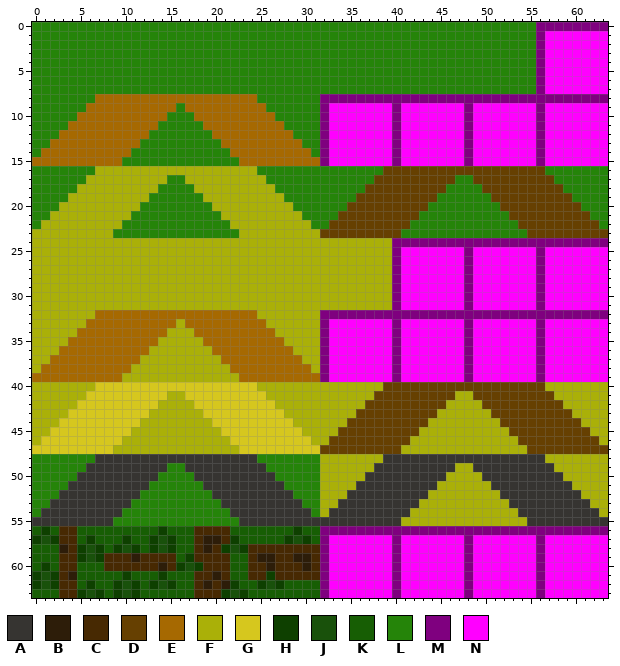
Two versions of one pixel-art sprite, res/VISUAL_DATA/TILES/OVERWORLD/NATURAL/grass.png. This is how it looked before the edit.
The file is 64x64 pixels.
Palette (. is transparent): A #363431  B #2d1d09  C #472902  D #664001  E #a66901  F #aab008  G #d6c71e  H #0e4000  J #19510b  K #175e04  L #258409  M #7f007f  N #ff00ff
Pixels before, first column x 0:
 0 LLLLLLLLLLLLLLLLLLLLLLLLLLLLLLLLLLLLLLLLLLLLLLLLLLLLLLLLMMMMMMMM
 1 LLLLLLLLLLLLLLLLLLLLLLLLLLLLLLLLLLLLLLLLLLLLLLLLLLLLLLLLMNNNNNNN
 2 LLLLLLLLLLLLLLLLLLLLLLLLLLLLLLLLLLLLLLLLLLLLLLLLLLLLLLLLMNNNNNNN
 3 LLLLLLLLLLLLLLLLLLLLLLLLLLLLLLLLLLLLLLLLLLLLLLLLLLLLLLLLMNNNNNNN
 4 LLLLLLLLLLLLLLLLLLLLLLLLLLLLLLLLLLLLLLLLLLLLLLLLLLLLLLLLMNNNNNNN
 5 LLLLLLLLLLLLLLLLLLLLLLLLLLLLLLLLLLLLLLLLLLLLLLLLLLLLLLLLMNNNNNNN
 6 LLLLLLLLLLLLLLLLLLLLLLLLLLLLLLLLLLLLLLLLLLLLLLLLLLLLLLLLMNNNNNNN
 7 LLLLLLLLLLLLLLLLLLLLLLLLLLLLLLLLLLLLLLLLLLLLLLLLLLLLLLLLMNNNNNNN
 8 LLLLLLLEEEEEEEEEEEEEEEEEELLLLLLLMMMMMMMMMMMMMMMMMMMMMMMMMMMMMMMM
 9 LLLLLLEEEEEEEEEELEEEEEEEEELLLLLLMNNNNNNNMNNNNNNNMNNNNNNNMNNNNNNN
10 LLLLLEEEEEEEEEELLLEEEEEEEEELLLLLMNNNNNNNMNNNNNNNMNNNNNNNMNNNNNNN
11 LLLLEEEEEEEEEELLLLLEEEEEEEEELLLLMNNNNNNNMNNNNNNNMNNNNNNNMNNNNNNN
12 LLLEEEEEEEEEELLLLLLLEEEEEEEEELLLMNNNNNNNMNNNNNNNMNNNNNNNMNNNNNNN
13 LLEEEEEEEEEELLLLLLLLLEEEEEEEEELLMNNNNNNNMNNNNNNNMNNNNNNNMNNNNNNN
14 LEEEEEEEEEELLLLLLLLLLLEEEEEEEEELMNNNNNNNMNNNNNNNMNNNNNNNMNNNNNNN
15 EEEEEEEEEELLLLLLLLLLLLLEEEEEEEEEMNNNNNNNMNNNNNNNMNNNNNNNMNNNNNNN
16 LLLLLLLFFFFFFFFFFFFFFFFFFLLLLLLLLLLLLLLDDDDDDDDDDDDDDDDDDLLLLLLL
17 LLLLLLFFFFFFFFFLLFFFFFFFFFLLLLLLLLLLLLDDDDDDDDDLLDDDDDDDDDLLLLLL
18 LLLLLFFFFFFFFFLLLLFFFFFFFFFLLLLLLLLLLDDDDDDDDDLLLLDDDDDDDDDLLLLL
19 LLLLFFFFFFFFFLLLLLLFFFFFFFFFLLLLLLLLDDDDDDDDDLLLLLLDDDDDDDDDLLLL
20 LLLFFFFFFFFFLLLLLLLLFFFFFFFFFLLLLLLDDDDDDDDDLLLLLLLLDDDDDDDDDLLL
21 LLFFFFFFFFFLLLLLLLLLLFFFFFFFFFLLLLDDDDDDDDDLLLLLLLLLLDDDDDDDDDLL
22 LFFFFFFFFFLLLLLLLLLLLLFFFFFFFFFLLDDDDDDDDDLLLLLLLLLLLLDDDDDDDDDL
23 FFFFFFFFFLLLLLLLLLLLLLLFFFFFFFFFDDDDDDDDDLLLLLLLLLLLLLLDDDDDDDDD
24 FFFFFFFFFFFFFFFFFFFFFFFFFFFFFFFFFFFFFFFFMMMMMMMMMMMMMMMMMMMMMMMM
25 FFFFFFFFFFFFFFFFFFFFFFFFFFFFFFFFFFFFFFFFMNNNNNNNMNNNNNNNMNNNNNNN
26 FFFFFFFFFFFFFFFFFFFFFFFFFFFFFFFFFFFFFFFFMNNNNNNNMNNNNNNNMNNNNNNN
27 FFFFFFFFFFFFFFFFFFFFFFFFFFFFFFFFFFFFFFFFMNNNNNNNMNNNNNNNMNNNNNNN
28 FFFFFFFFFFFFFFFFFFFFFFFFFFFFFFFFFFFFFFFFMNNNNNNNMNNNNNNNMNNNNNNN
29 FFFFFFFFFFFFFFFFFFFFFFFFFFFFFFFFFFFFFFFFMNNNNNNNMNNNNNNNMNNNNNNN
30 FFFFFFFFFFFFFFFFFFFFFFFFFFFFFFFFFFFFFFFFMNNNNNNNMNNNNNNNMNNNNNNN
31 FFFFFFFFFFFFFFFFFFFFFFFFFFFFFFFFFFFFFFFFMNNNNNNNMNNNNNNNMNNNNNNN
32 FFFFFFFEEEEEEEEEEEEEEEEEEFFFFFFFMMMMMMMMMMMMMMMMMMMMMMMMMMMMMMMM
33 FFFFFFEEEEEEEEEEFEEEEEEEEEFFFFFFMNNNNNNNMNNNNNNNMNNNNNNNMNNNNNNN
34 FFFFFEEEEEEEEEEFFFEEEEEEEEEFFFFFMNNNNNNNMNNNNNNNMNNNNNNNMNNNNNNN
35 FFFFEEEEEEEEEEFFFFFEEEEEEEEEFFFFMNNNNNNNMNNNNNNNMNNNNNNNMNNNNNNN
36 FFFEEEEEEEEEEFFFFFFFEEEEEEEEEFFFMNNNNNNNMNNNNNNNMNNNNNNNMNNNNNNN
37 FFEEEEEEEEEEFFFFFFFFFEEEEEEEEEFFMNNNNNNNMNNNNNNNMNNNNNNNMNNNNNNN
38 FEEEEEEEEEEFFFFFFFFFFFEEEEEEEEEFMNNNNNNNMNNNNNNNMNNNNNNNMNNNNNNN
39 EEEEEEEEEEFFFFFFFFFFFFFEEEEEEEEEMNNNNNNNMNNNNNNNMNNNNNNNMNNNNNNN
40 FFFFFFFGGGGGGGGGGGGGGGGGGFFFFFFFFFFFFFFDDDDDDDDDDDDDDDDDDFFFFFFF
41 FFFFFFGGGGGGGGGFFGGGGGGGGGFFFFFFFFFFFFDDDDDDDDDFFDDDDDDDDDFFFFFF
42 FFFFFGGGGGGGGGFFFFGGGGGGGGGFFFFFFFFFFDDDDDDDDDFFFFDDDDDDDDDFFFFF
43 FFFFGGGGGGGGGFFFFFFGGGGGGGGGFFFFFFFFDDDDDDDDDFFFFFFDDDDDDDDDFFFF
44 FFFGGGGGGGGGFFFFFFFFGGGGGGGGGFFFFFFDDDDDDDDDFFFFFFFFDDDDDDDDDFFF
45 FFGGGGGGGGGFFFFFFFFFFGGGGGGGGGFFFFDDDDDDDDDFFFFFFFFFFDDDDDDDDDFF
46 FGGGGGGGGGFFFFFFFFFFFFGGGGGGGGGFFDDDDDDDDDFFFFFFFFFFFFDDDDDDDDDF
47 GGGGGGGGGFFFFFFFFFFFFFFGGGGGGGGGDDDDDDDDDFFFFFFFFFFFFFFDDDDDDDDD
48 LLLLLLLAAAAAAAAAAAAAAAAAALLLLLLLFFFFFFFAAAAAAAAAAAAAAAAAAFFFFFFF
49 LLLLLLAAAAAAAAALLAAAAAAAAALLLLLLFFFFFFAAAAAAAAAFFAAAAAAAAAFFFFFF
50 LLLLLAAAAAAAAALLLLAAAAAAAAALLLLLFFFFFAAAAAAAAAFFFFAAAAAAAAAFFFFF
51 LLLLAAAAAAAAALLLLLLAAAAAAAAALLLLFFFFAAAAAAAAAFFFFFFAAAAAAAAAFFFF
52 LLLAAAAAAAAALLLLLLLLAAAAAAAAALLLFFFAAAAAAAAAFFFFFFFFAAAAAAAAAFFF
53 LLAAAAAAAAALLLLLLLLLLAAAAAAAAALLFFAAAAAAAAAFFFFFFFFFFAAAAAAAAAFF
54 LAAAAAAAAALLLLLLLLLLLLAAAAAAAAALFAAAAAAAAAFFFFFFFFFFFFAAAAAAAAAF
55 AAAAAAAAALLLLLLLLLLLLLLAAAAAAAAAAAAAAAAAAFFFFFFFFFFFFFFAAAAAAAAA
56 KHKCCKKKKKKKKKHKKKCCCCKKKKKKKHKKMMMMMMMMMMMMMMMMMMMMMMMMMMMMMMMM
57 HJHCCKHKKKHKKHJHKKCBBCHKKKKKHJHKMNNNNNNNMNNNNNNNMNNNNNNNMNNNNNNN
58 KKKBCHJHKHJHKHJHKKCBCHJHCCCCCCCCMNNNNNNNMNNNNNNNMNNNNNNNMNNNNNNN
59 KKKCCHJHCCCBCCCCKHCCCCKKCBBCCBBCMNNNNNNNMNNNNNNNMNNNNNNNMNNNNNNN
60 KHKCCKKKCCCCCCBCHJHCCCKKCCBCCCBCMNNNNNNNMNNNNNNNMNNNNNNNMNNNNNNN
61 HJHCBKKKKKHKKKHKKKCCBCKKCCHCCCCCMNNNNNNNMNNNNNNNMNNNNNNNMNNNNNNN
62 HJHCCKHKKHJHKHJHKKCBCBHKKHJHKKKKMNNNNNNNMNNNNNNNMNNNNNNNMNNNNNNN
63 KKKCCHJHKHJHKKKKKKCCCHJHKKKKKKKKMNNNNNNNMNNNNNNNMNNNNNNNMNNNNNNN
After the commit:
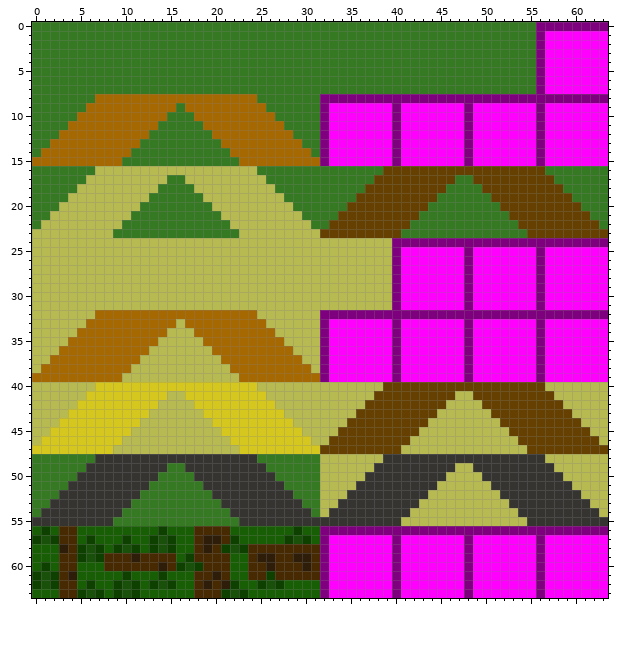
Edits made:
Colour F changes from #aab008 to #b7b951.
Colour L changes from #258409 to #357922.
Boxes around the changes in both pictures, in picture pixels (x1, y1, x2, y2):
changed: (32, 22, 608, 526)
